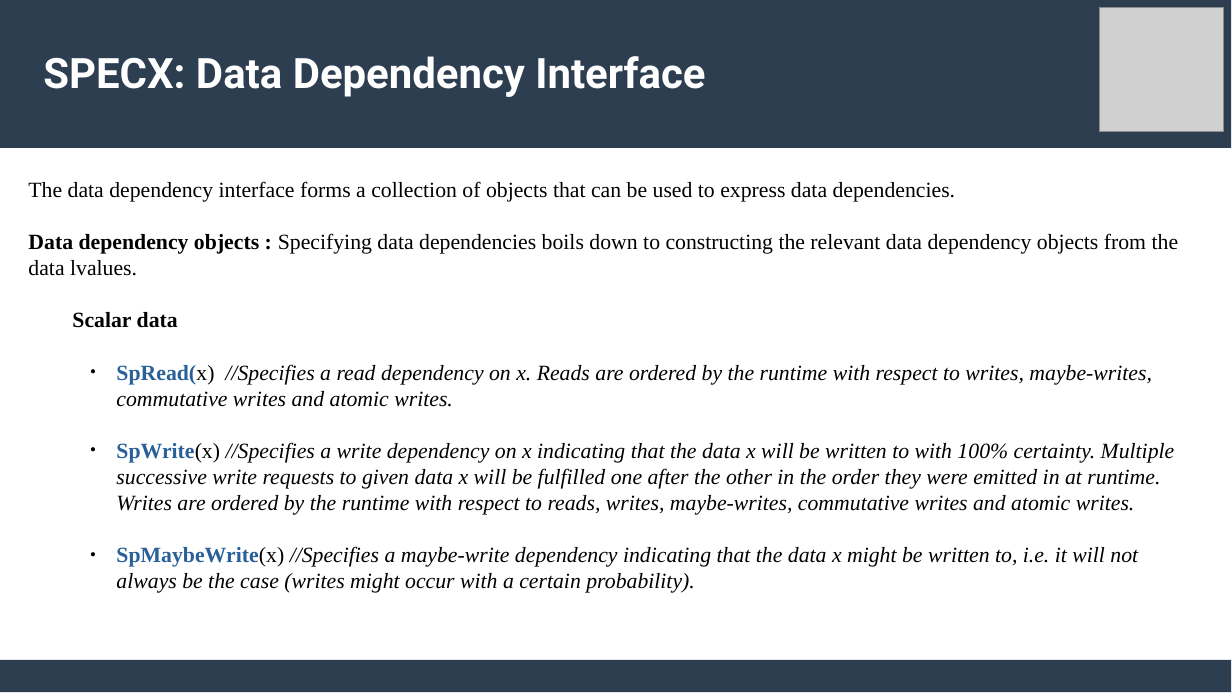
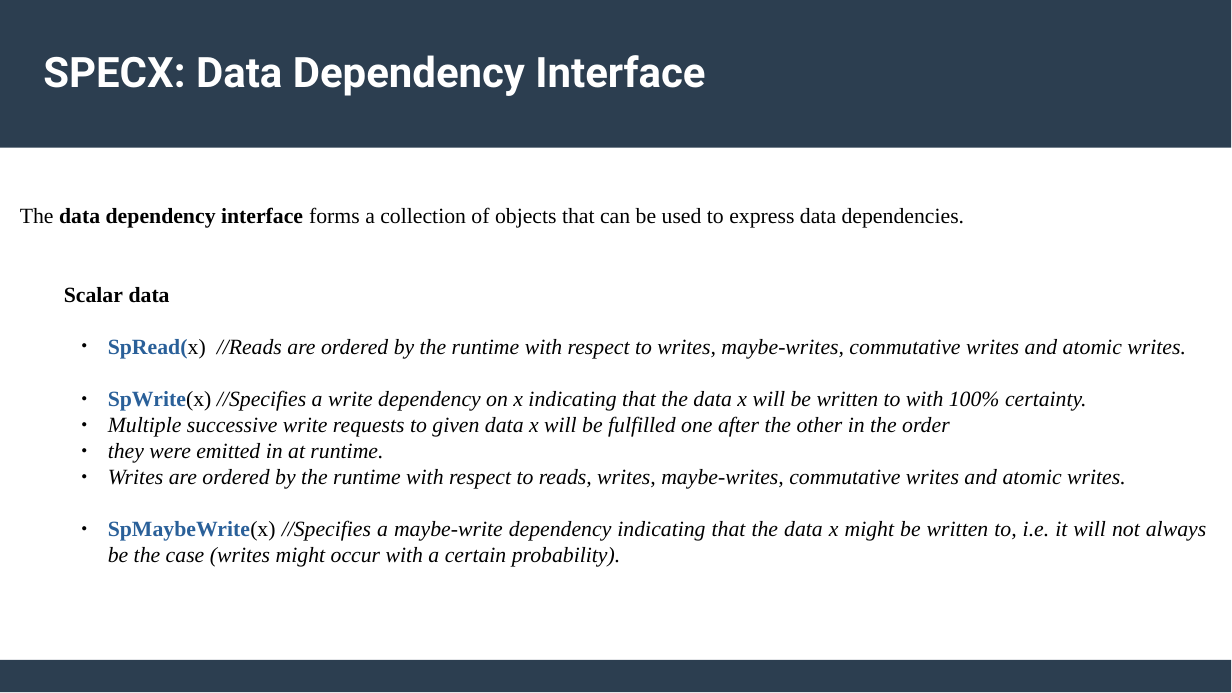
Before and after one commit to lemoinep/ParallelProgramming, a slide deck: slide 11 of MySlides/Session6_ParallelProgramming_Specx.pptx. Drawn at 1232x693 pixels with LibreOffice and Linux fonts; fonts in the diff are those of the drawing; grey boxes stand for pictures. Boxes give left, top, right and bottom in pixels: in the first picture for what was removed or moved away, otherwise in the second. Text is boxed around its words. In the diff, an @@ line names an element or a change of style, - is before the commit and + after.

```diff
--- a/MySlides/Session6_ParallelProgramming_Specx.pptx
+++ b/MySlides/Session6_ParallelProgramming_Specx.pptx
@@ picture removed at [1100, 8, 1224, 132] @@
@@ text "The data dependency interface forms ...": place and size @@
-text "The data dependency interface forms ..." at [28, 181, 1179, 593]
+text "The data dependency interface forms ..." at [20, 207, 1206, 567]
@@ text at [20, 207, 1206, 567]: bold on in "data dependency interface"; alignment left to justified @@
@@ text at [28, 233, 1179, 276]: paragraph removed @@
-Data dependency objects : Specifying data dependencies boils down to constructing the relevant data dependency objects from the data lvalues.
@@ text at [108, 339, 1186, 489]: text changed @@
-● SpRead(x) //Specifies a read dependency on x. Reads are ordered by the runtime with respect to writes, maybe-writes, commutative writes and atomic writes.
-● SpWrite(x) //Specifies a write dependency on x indicating that the data x will be written to with 100% certainty. Multiple successive write requests to given data x will be fulfilled one after the other in the order they were emitted in at runtime. Writes are ordered by the runtime with respect to reads, writes, maybe-writes, commutative writes and atomic writes.
+● SpRead(x) //Reads are ordered by the runtime with respect to writes, maybe-writes, commutative writes and atomic writes.
+● SpWrite(x) //Specifies a write dependency on x indicating that the data x will be written to with 100% certainty.
+● Multiple successive write requests to given data x will be fulfilled one after the other in the order
+● they were emitted in at runtime.
+● Writes are ordered by the runtime with respect to reads, writes, maybe-writes, commutative writes and atomic writes.
```
Also in this commit, not shown: 11 other slides changed, 1 other file.
